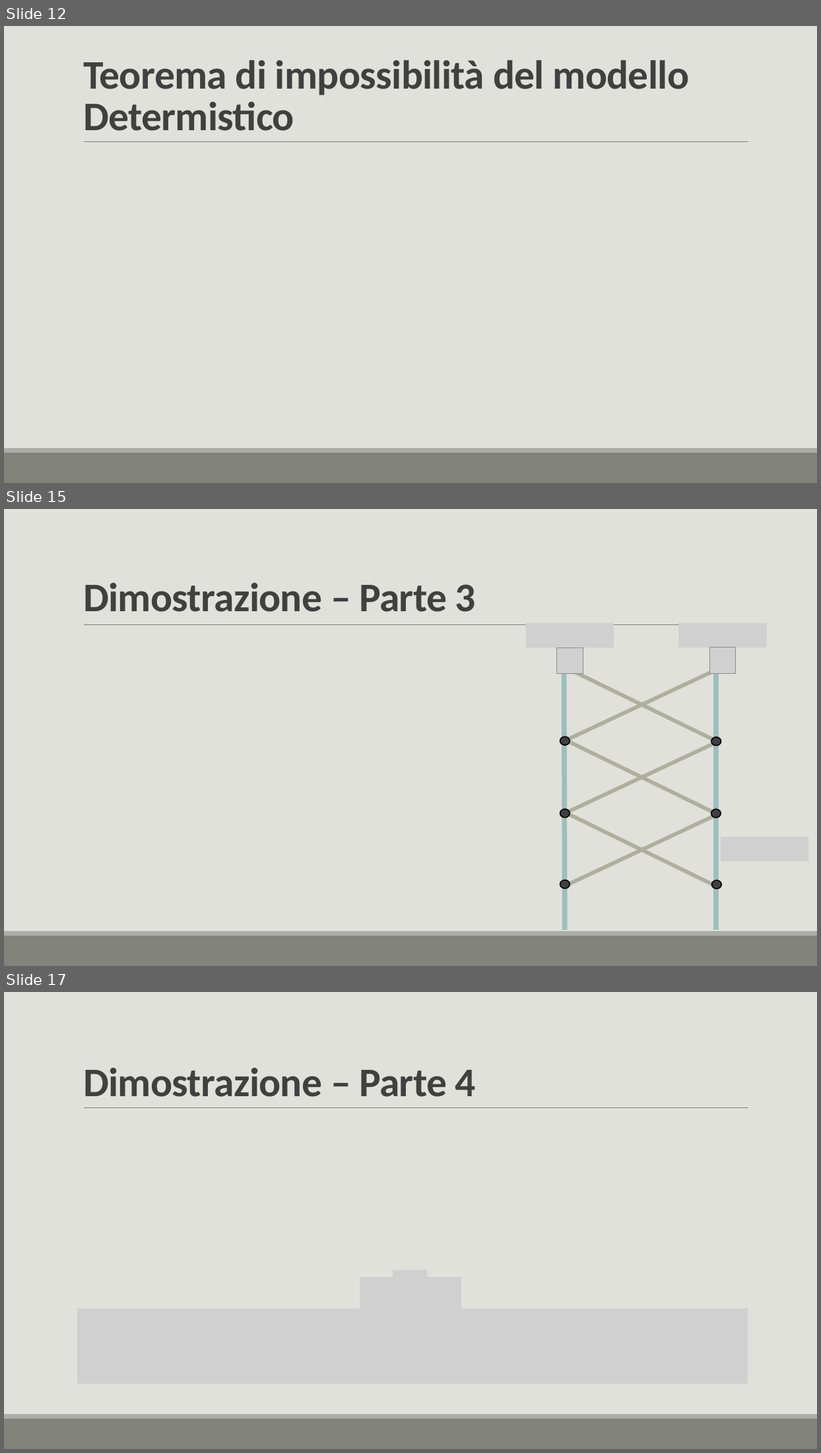
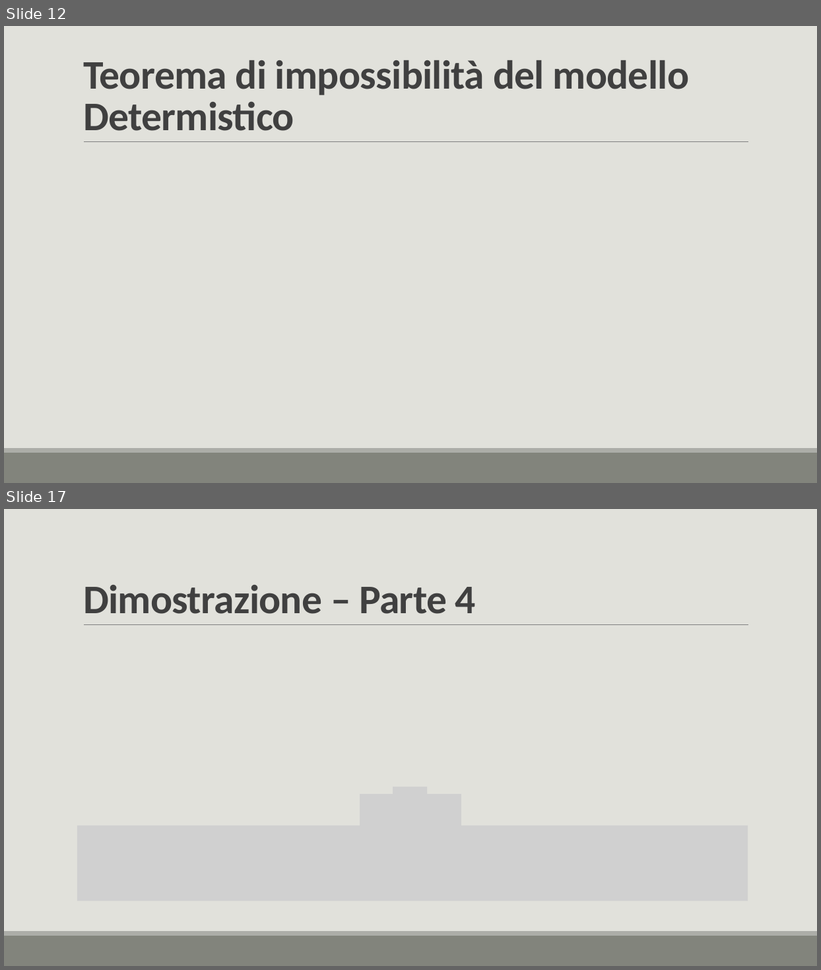
Before and after one commit to lory9894University/mcad, a slide deck: Prensentazione_V2.pptx. Shown one above the other, each under a label of ours: slides 12, 15 and 17 before the commit, slides 12 and 17 after it; the slides between them are not shown. The pictures are 821x1453 and 821x970 pixels, drawn with LibreOffice and Linux fonts; fonts in the diff are those of the drawing; grey boxes stand for pictures. Boxes give left, top, right and bottom in pixels: in the first picture for what was removed or moved away, otherwise in the second. Text is boxed around its words. In the diff, an @@ line names an element or a change of style, - is before the commit and + after.

```diff
--- a/Prensentazione_V2.pptx
+++ b/Prensentazione_V2.pptx
@@ slide 15 removed at bbox=[4, 509, 817, 966], background #E1E1DB; not listed: 3 template elements that a slide beside it also shows @@
@@ title removed at bbox=[83, 583, 476, 612] @@
-Dimostrazione – Parte 3
@@ picture removed at bbox=[526, 623, 614, 648] @@
@@ picture removed at bbox=[679, 623, 766, 648] @@
@@ picture removed at bbox=[557, 648, 583, 674] @@
@@ line removed from (564, 667) to (717, 741) @@
@@ line removed from (564, 667) to (565, 931) @@
@@ picture removed at bbox=[710, 648, 736, 674] @@
@@ line removed from (717, 667) to (717, 931) @@
@@ line removed from (717, 670) to (565, 741) @@
@@ ellipse removed at bbox=[560, 737, 570, 746] @@
@@ line removed from (564, 739) to (717, 814) @@
@@ line removed from (717, 743) to (565, 813) @@
@@ ellipse removed at bbox=[712, 737, 721, 746] @@
@@ ellipse removed at bbox=[560, 809, 570, 818] @@
@@ line removed from (564, 812) to (717, 887) @@
@@ line removed from (717, 815) to (565, 887) @@
@@ ellipse removed at bbox=[712, 810, 721, 819] @@
@@ picture removed at bbox=[721, 837, 809, 861] @@
@@ ellipse removed at bbox=[560, 881, 570, 889] @@
@@ ellipse removed at bbox=[712, 881, 722, 889] @@
```
Also in this commit, not shown: 13 slides changed, 6 slides added, 3 other slides removed, 1 other file.
